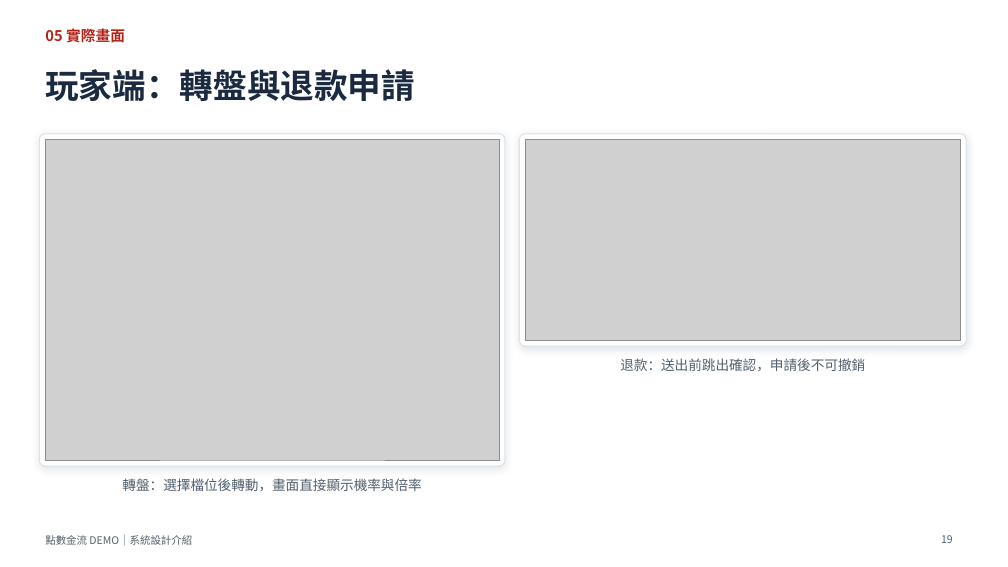
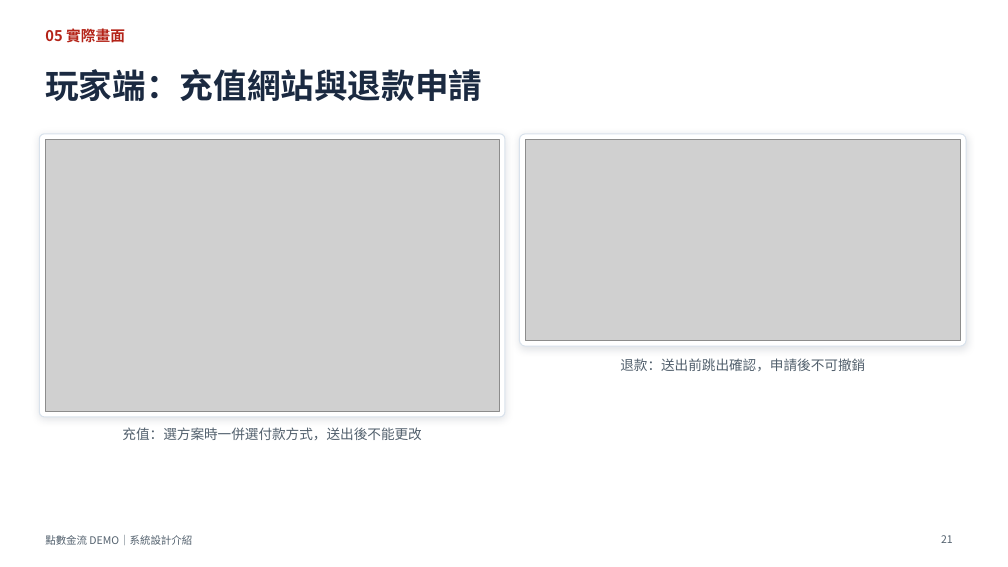
Before and after one commit to knnv0576/TopUpSystem, a slide deck: slide 21 of docs/點數金流DEMO_系統設計介紹.pptx (slide 19 before the commit). Drawn at 1008x567 pixels with LibreOffice and Linux fonts; fonts in the diff are those of the drawing; grey boxes stand for pictures. Boxes give left, top, right and bottom in pixels: in the first picture for what was removed or moved away, otherwise in the second. Text is boxed around its words. In the diff, an @@ line names an element or a change of style, - is before the commit and + after.

```diff
--- a/docs/點數金流DEMO_系統設計介紹.pptx
+++ b/docs/點數金流DEMO_系統設計介紹.pptx
@@ title at bbox=[45, 69, 482, 101]: text changed @@
-玩家端：轉盤與退款申請
+玩家端：充值網站與退款申請
@@ rounded rectangle: place and size @@
-rounded rectangle at bbox=[39, 134, 505, 467]
+rounded rectangle at bbox=[39, 134, 505, 417]
@@ picture: place and size @@
-picture at bbox=[45, 140, 499, 461]
+picture at bbox=[45, 140, 499, 411]
@@ text at bbox=[122, 427, 421, 440]: text changed @@
-轉盤：選擇檔位後轉動，畫面直接顯示機率與倍率
+充值：選方案時一併選付款方式，送出後不能更改
@@ page number at bbox=[941, 535, 953, 543]: text changed @@
-19
+21
```
Also in this commit, not shown: 7 other slides changed, 6 slides added, 3 slides removed, 49 other files.
